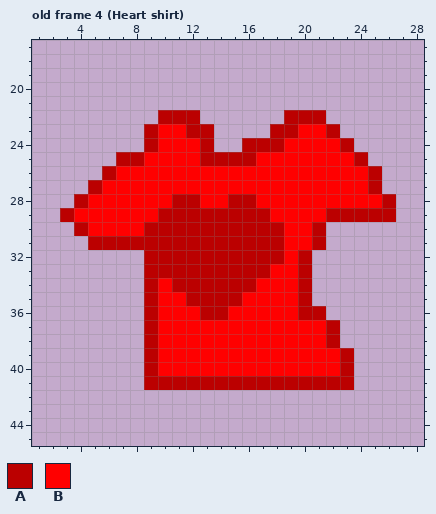
Pixel-art file: Assets/Resources/Clothes/Torso Left.aseprite. The picture above was drawn from the file before the commit.
32x64 pixels, 45 frames. Shown: old frame 4 (Heart shirt): x 1..28, y 17..45. The commit also changed other frames, which this record leaves out.
Palette (. is transparent): A #bb0000  B #ff0000
Pixels before, old frame 4 (Heart shirt), first column x 3:
22 .......AAA......AAA.....
23 ......ABBAA....AABBA....
24 ......ABBBA..AAABBBBA...
25 ....AABBBBAAAABBBBBBBA..
26 ...ABBBBBBBBBBBBBBBBBBA.
27 ..ABBBBBBBBBBBBBBBBBBBA.
28 .ABBBBBBAABBAABBBBBBBBBA
29 ABBBBBBAAAAAAAABBBBAAAAA
30 .ABBBBAAAAAAAAAABBA.....
31 ..AAAAAAAAAAAAAABBA.....
32 ......AAAAAAAAAABA......
33 ......AAAAAAAAABBA......
34 ......ABAAAAAABBBA......
35 ......ABBAAAABBBBA......
36 ......ABBBAABBBBBAA.....
37 ......ABBBBBBBBBBBBA....
38 ......ABBBBBBBBBBBBA....
39 ......ABBBBBBBBBBBBBA...
40 ......ABBBBBBBBBBBBBA...
41 ......AAAAAAAAAAAAAAA...
The same view after the edit:
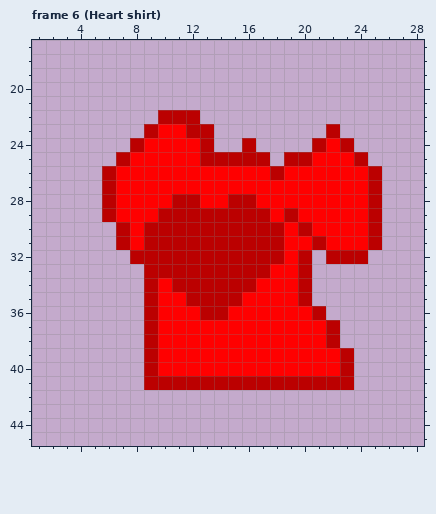
A new or re-ordered frame is compared with the old frame closest to it.
The exact change:
frames 45 -> 72
Frame 6 (Heart shirt) is new; against old frame 4 (Heart shirt), layer "Layer 3":
Colour A is added in row 24 at x 8; in rows 30 to 31 at x 25; in row 32 at x 8 and 22 to 24.
Colour A replaces colour B in row 24 at x 21; in row 25 at x 17 and 19 to 20; in row 26 at x 18; in row 27 at x 6; in row 28 at x 6 and 25; in row 29 at x 6 and 19.
Colour A replaces colour B in row 30 at x 7 and 20.
Colour B is added in rows 30 to 31 at x 22 to 24.
Colour B replaces colour A in row 24 at x 9; in row 25 at x 8; in row 29 at x 22 to 24; in row 30 at x 21; in row 31 at x 8; in row 36 at x 20.
Colour A is gone in row 22 at x 19 to 21; in row 23 at x 18 to 19; in row 24 at x 17 to 18; in row 27 at x 5; in row 28 at x 4 and 26; in row 29 at x 3 and 26.
Colour A is gone in row 30 at x 4; in row 31 at x 5 to 6.
Colour B is gone in row 23 at x 20 to 21; in row 24 at x 19 to 20; in row 25 at x 18; in row 28 at x 5; in row 29 at x 4 to 5; in row 30 at x 5 to 6.
